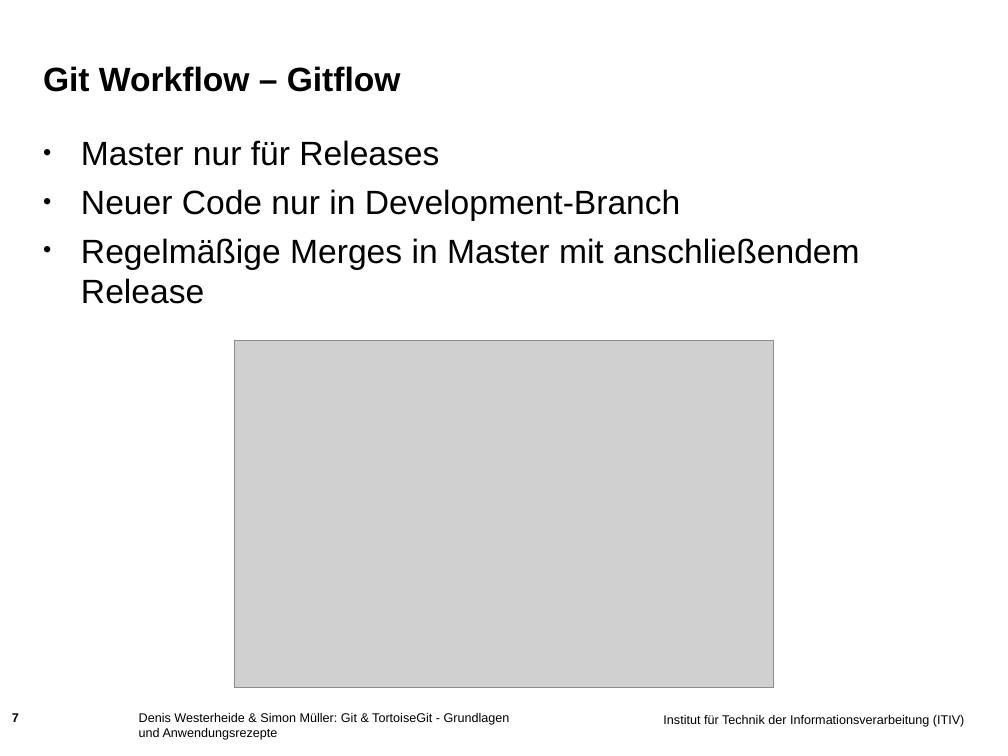
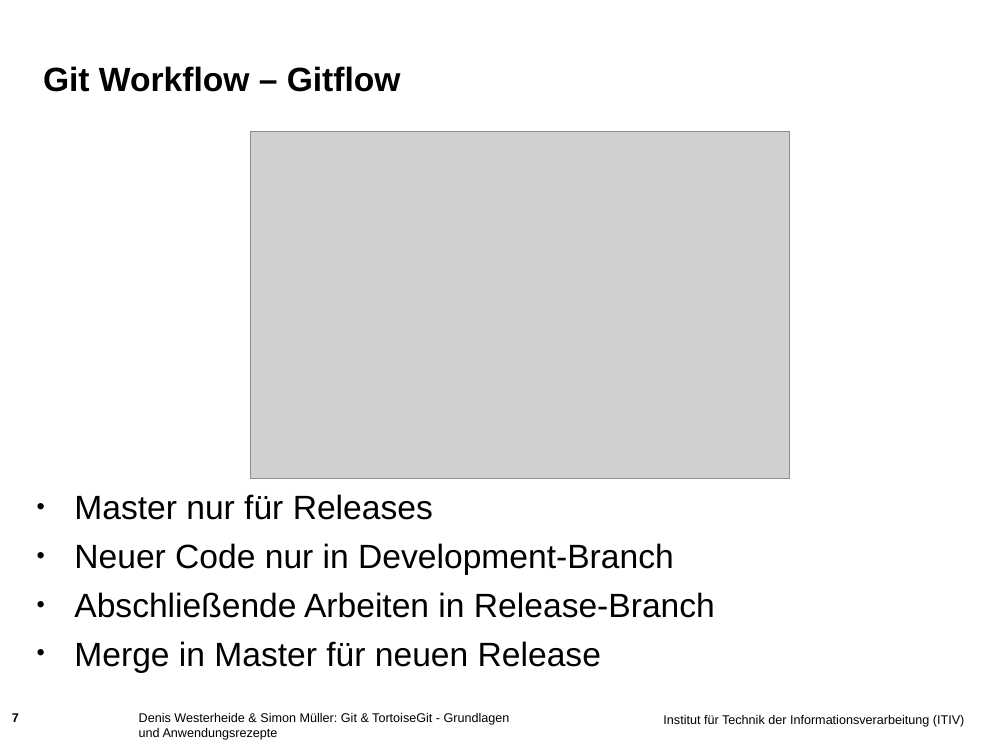
Before and after one commit to muellesi/PSE_2018, a slide deck: slide 7 of Präsentation/Simon/Praesentationsfolien_Simon.ppt. Drawn at 1008x756 pixels with LibreOffice and Linux fonts; fonts in the diff are those of the drawing; grey boxes stand for pictures; background and template pictures are left out. Boxes give left, top, right and bottom in pixels: in the first picture for what was removed or moved away, otherwise in the second. Text is boxed around its words. In the diff, an @@ line names an element or a change of style, - is before the commit and + after.

```diff
--- a/Präsentation/Simon/Praesentationsfolien_Simon.ppt
+++ b/Präsentation/Simon/Praesentationsfolien_Simon.ppt
@@ picture: place and size @@
-picture at (234, 341, 773, 687)
+picture at (250, 132, 789, 479)
@@ text "Master nur für Releases": place and size @@
-text "Master nur für Releases" at (81, 140, 860, 304)
+text "Master nur für Releases" at (74, 494, 715, 673)
@@ text at (74, 592, 715, 673): text changed @@
-• Regelmäßige Merges in Master mit anschließendem Release
+• Abschließende Arbeiten in Release-Branch
+• Merge in Master für neuen Release
```
Also in this commit, not shown: 3 other slides changed, 1 slide added, 1 other file.
